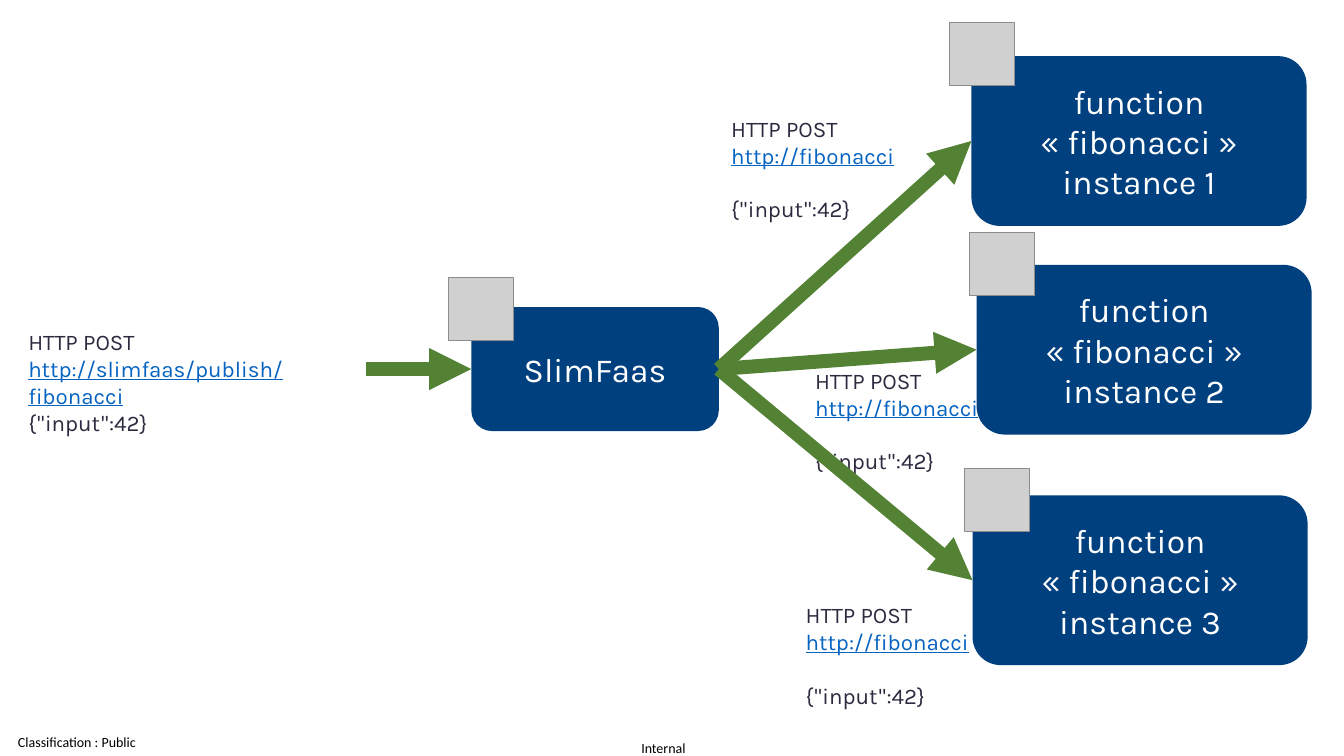
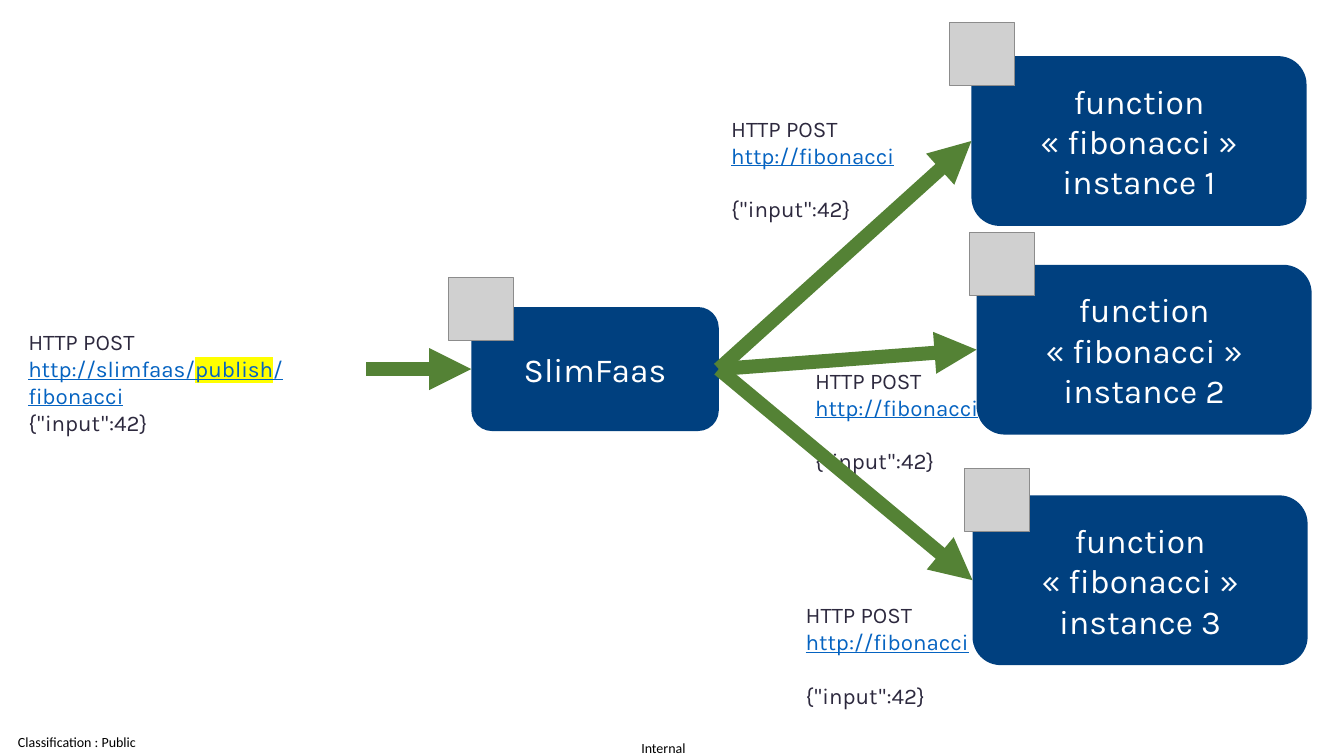
Before and after one commit to AxaFrance/SlimFaas, a slide deck: slide 3 of documentation/slimfaas.pptx. Drawn at 1344x756 pixels with LibreOffice and Linux fonts; fonts in the diff are those of the drawing; grey boxes stand for pictures. Boxes give left, top, right and bottom in pixels: in the first picture for what was removed or moved away, otherwise in the second. Text is boxed around its words. In the diff, an @@ line names an element or a change of style, - is before the commit and + after.

```diff
--- a/documentation/slimfaas.pptx
+++ b/documentation/slimfaas.pptx
@@ text at <box>28,357,283,406</box>: highlight none to #FFFF00 in "http://slimfaas/publish/fibonacci" @@
```
Also in this commit, not shown: 1 slide added, 4 other files.
